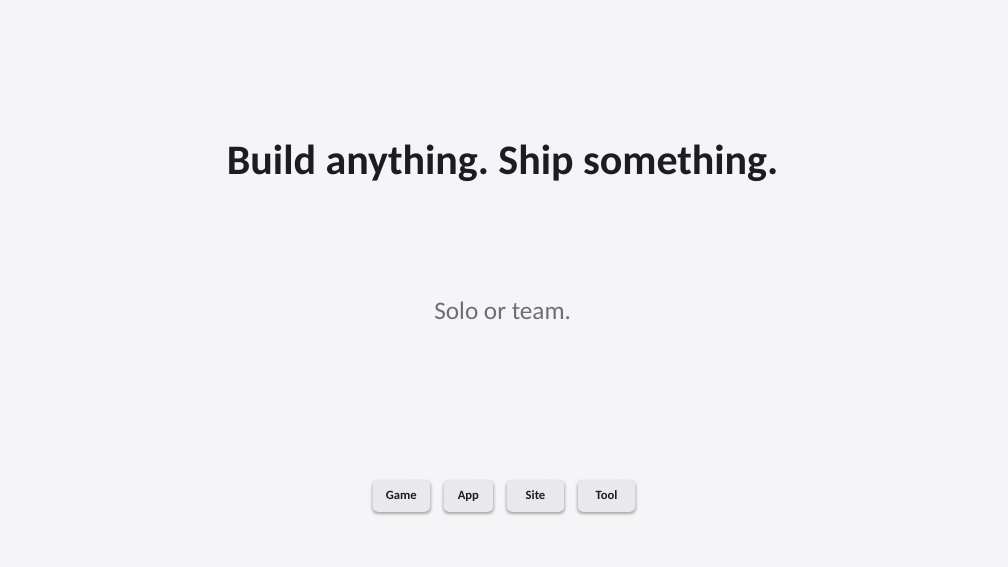
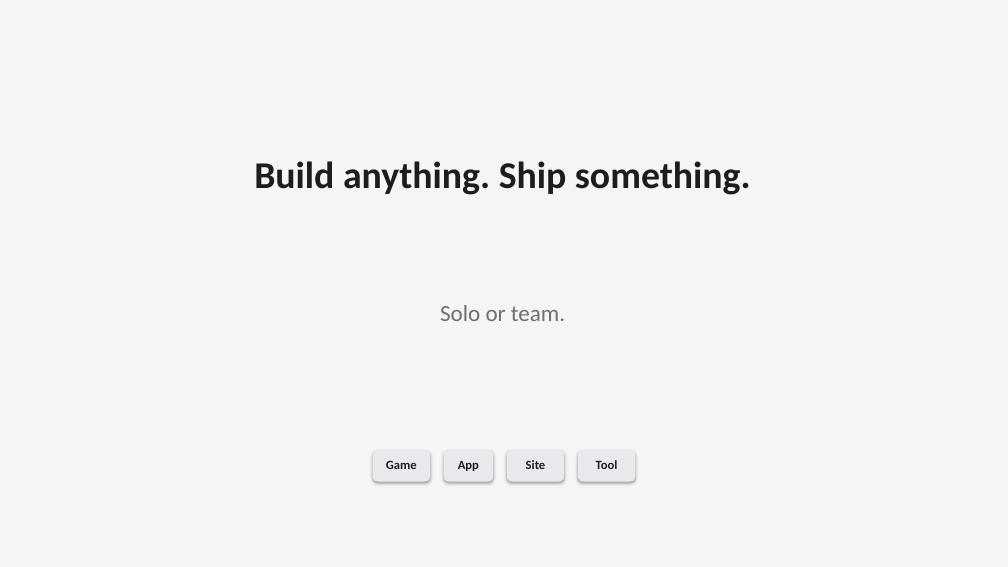
Before and after one commit to shangeethsivan/shangeethsivan.github.io, a slide deck: slide 13 of talks/shipaton-kug-chennai-2026/shipaton-kug-chennai-2026.pptx (slide 6 before the commit). Drawn at 1008x567 pixels with LibreOffice and Linux fonts; fonts in the diff are those of the drawing. Boxes give left, top, right and bottom in pixels: in the first picture for what was removed or moved away, otherwise in the second. Text is boxed around its words. In the diff, an @@ line names an element or a change of style, - is before the commit and + after.

```diff
--- a/talks/shipaton-kug-chennai-2026/shipaton-kug-chennai-2026.pptx
+++ b/talks/shipaton-kug-chennai-2026/shipaton-kug-chennai-2026.pptx
@@ text "Build anything. Ship something.": place and size @@
-text "Build anything. Ship something." at (227,144,778,181)
+text "Build anything. Ship something." at (254,161,751,195)
@@ text "Build anything. Ship something." at (254,161,751,195): size 40 to 36 pt @@
@@ text "Solo or team." at (440,305,565,321): size 24 to 22 pt @@
@@ 4 texts, 4 rounded rectangles: place and size @@
-4 texts, 4 rounded rectangles at (373,480,635,512)
+4 texts, 4 rounded rectangles at (373,450,635,482)
```
Also in this commit, not shown: 8 other slides changed, 8 slides added, 4 other files.
